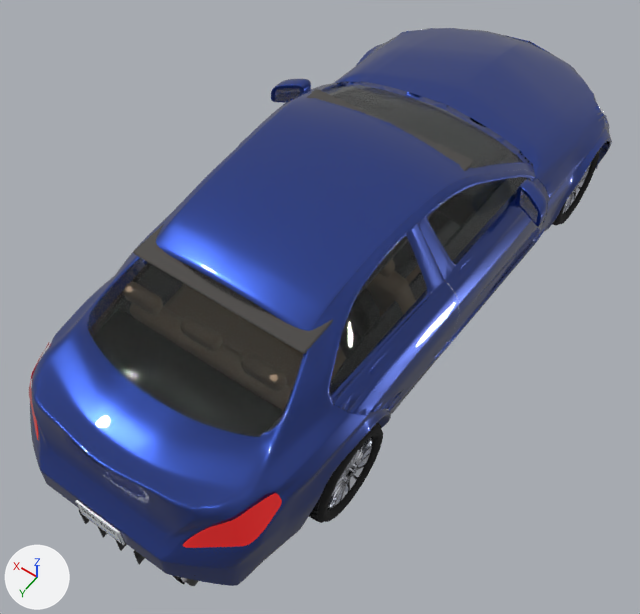
A saved change to the glTF model assets/vehicles/amg-c63/amg-c63.glb.
One viewpoint serves both versions: a 50 mm lens placed at (-2.08, 3.32, 4.85), pointed at (-0.05, 0.48, 0.39). Arrows for +X, +Y and +Z are at lower left; the lights stay in place. The first picture is the older version. Where no turn or scale is listed for an object, it has been applied to the vertices.

Objects in the first picture: 'Glass_FrontPassenger', 'Glass_RearPassenger', 'Glass_RearWindow', 'Glass_Windshield', 'Interior_headliner', 'alloy_amg', 'paint_blue', 'rubber', 'tail_red' and 7 more.
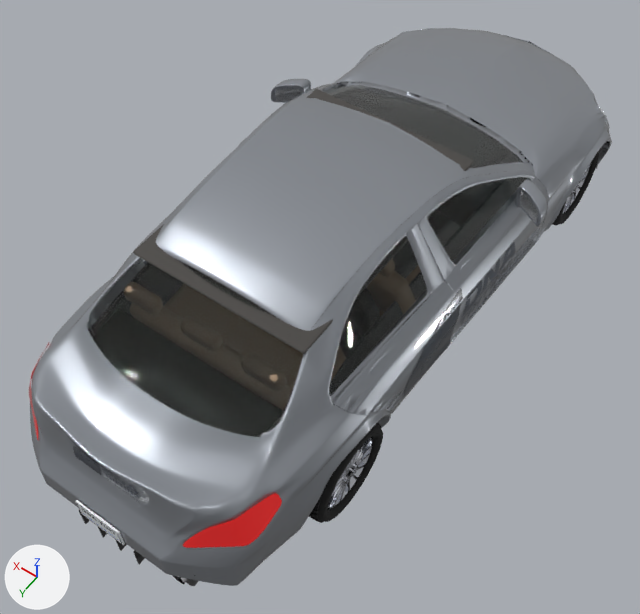
Commit message: Vehicles: satin grey-silver paint with DNA Tinting logo decals

The change, as a diff of the scene's bpy script:
```diff
--- a/assets/vehicles/amg-c63/amg-c63.glb.py
+++ b/assets/vehicles/amg-c63/amg-c63.glb.py
@@ img_decal @@
+img_decal = load_image('.decal', '_unpacked/.decal', 959, 389, 'sRGB')
@@ mat_paint_silver @@
+mat_paint_silver = principled_material('paint_silver')
+mat_paint_silver.base_color = (0.296, 0.319, 0.355)  # grey #9499a1
+mat_paint_silver.metallic = 0.55
+mat_paint_silver.roughness = 0.36
+mat_paint_silver.coat_weight = 1.0
+mat_paint_silver.coat_roughness = 0.04
@@ mat_decal @@
+mat_decal = principled_material('decal')
+mat_decal.texture = img_decal  # with its transparency
+mat_decal.roughness = 0.32
+mat_decal.coat_weight = 0.6
+mat_decal.coat_roughness = 0.05
@@ me_plane_010 @@
 me_plane_010.from_pydata(...)  # 15545 vertices, 27876 faces; spans x -1.01..1.01, y -2.38..2.38, z -0.64..0.64
-me_plane_010.materials.append(mat_paint_blue)  # blue #123894
+me_plane_010.materials.append(mat_paint_silver)  # grey #9499a1
@@ me_decal @@
+me_decal.from_pydata(...)  # 1665 vertices, 3024 faces; spans x -0.9..0.9, y -1.38..1.38, z -0.31..0.31
+me_decal.materials.append(mat_decal)  # picture img_decal
@@ ob_detail_decal @@
+ob_detail_decal = bpy.data.objects.new('Detail_decal', me_decal)
+ob_detail_decal.location = (0.0, 0.896, 0.67)
```

Boxes (x1, y1, x2, y2) around the edits, measured in the pictures (640 x 614 px):
'paint_blue', recoloured (blue to grey): (30, 28, 612, 586) in both
'Detail_decal', added: after (73, 242, 515, 501)
